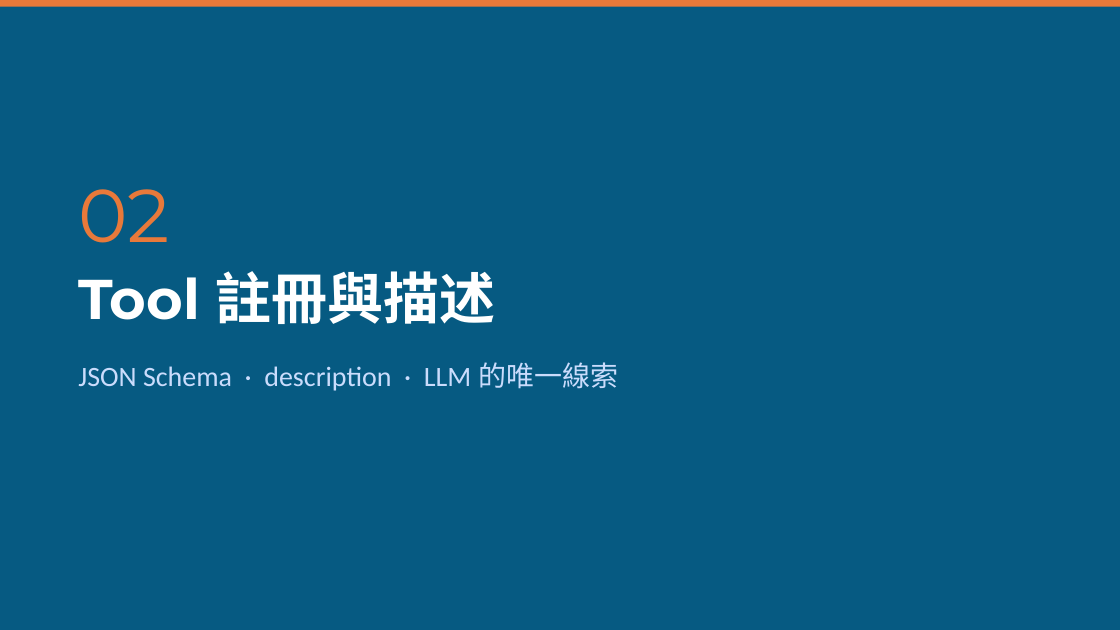
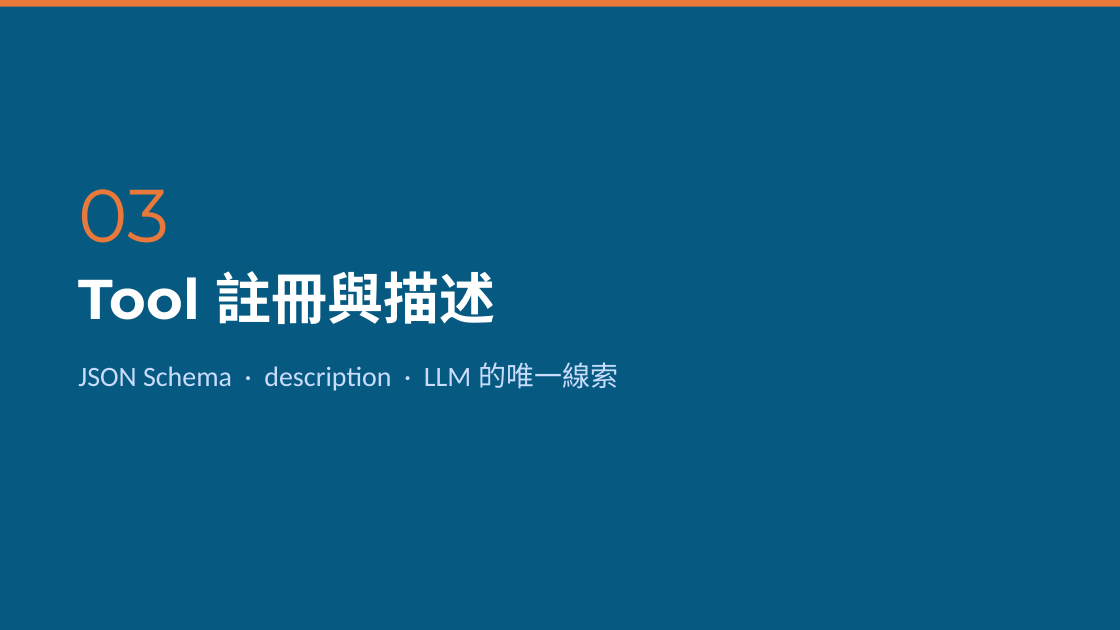
Before and after one commit to mjib007/nchu-mcp-workshop-2026, a slide deck: slide 16 of 02-how-mcp-works.pptx (slide 9 before the commit). Drawn at 1120x630 pixels with LibreOffice and Linux fonts; fonts in the diff are those of the drawing. Boxes give left, top, right and bottom in pixels: in the first picture for what was removed or moved away, otherwise in the second. Text is boxed around its words. In the diff, an @@ line names an element or a change of style, - is before the commit and + after.

```diff
--- a/02-how-mcp-works.pptx
+++ b/02-how-mcp-works.pptx
@@ text at bbox=[78, 189, 169, 243]: text changed @@
-02
+03
```
Also in this commit, not shown: 4 other slides changed, 7 slides added, 4 other files.
